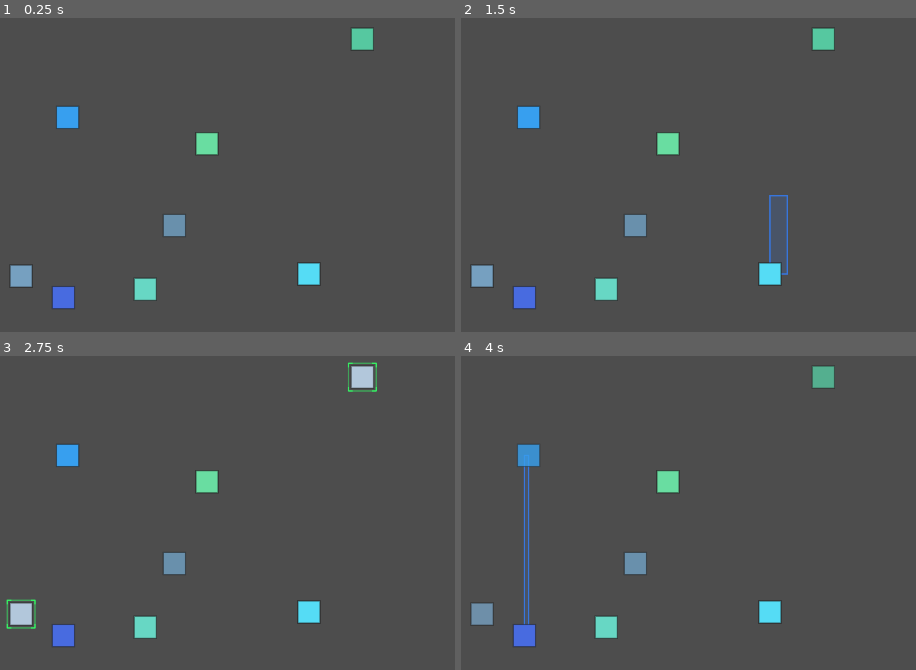
Above: before the commit, frames 1-4 (two rows, left to right).
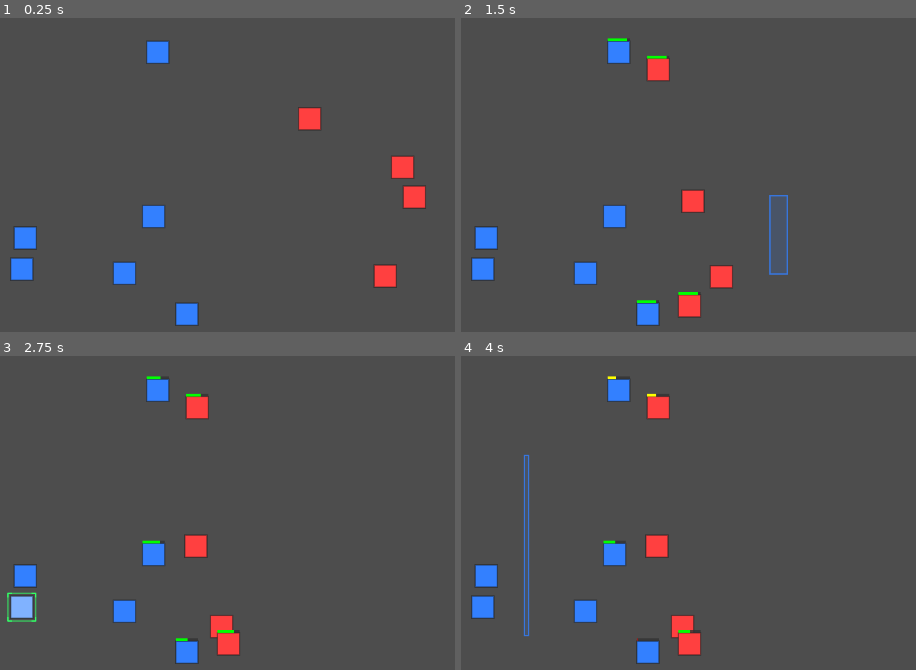
Above: after the commit, the same moments.

Repository: ZhanXuzhao/SpaceRTS
Game: Godot game, scene res://scenes/main.tscn
The game is run twice, just before and just after one commit, with the same random seed, the same clock (stepped at 60 frames per second) and the same inputs.
Inputs (mouse positions are in pixels of both pictures, inside the frame that each line leads up to):
- Up to frame 1 (0.25 s): no input
- Up to frame 2 (1.5 s): drag from (825, 39) to (770, 272) at 0.52 s; drag from (770, 272) to (825, 39) at 1.27 s
- Up to frame 3 (2.75 s): move the mouse to (22, 613) at 2.02 s; hold Shift from 2.03 s (still down); click (22, 613) at 2.17 s
- Up to frame 4 (4 s): release Shift at 2.75 s; tap Enter at 2.75 s; drag from (606, 626) to (529, 456) at 2.77 s; drag from (524, 635) to (529, 456) at 3.52 s

The runs differ from the first frame. In frame 1, 6.2% of the frame differs, in the area x 2-94%, y 3-99%; in frame 2, 6.4%; in frame 3, 6.6%, in the area x 1-83%, y 1-99%; in frame 4, 6.2%.

Commit message:
Add team system: blue (player) vs red (AI) with combat, health, and collision avoidance

Diff:
--- a/scenes/main.tscn
+++ b/scenes/main.tscn
@@ -6,4 +6,5 @@
 [node name="Main" type="Node2D"]
 script = ExtResource("1")
 unit_scene = ExtResource("2")
-unit_count = 8
+blue_count = 6
+red_count = 4
--- a/scripts/main.gd
+++ b/scripts/main.gd
@@ -3,8 +3,10 @@
 ## 单位预制场景
 @export var unit_scene: PackedScene
 
-## 初始生成单位数量
-@export var unit_count: int = 8
+## 蓝队（玩家控制）数量
+@export var blue_count: int = 6
+## 红队（AI 控制）数量
+@export var red_count: int = 4
 
 var _units: Array[Unit] = []
 
@@ -80,8 +82,10 @@
 	# 如果拖拽距离太小视为点击选单个单位
 	if drag_rect.size.length() < 10.0:
 		var click_pos = _drag_start
-		# 从上层到下层检测
 		for unit in _units:
+			# 只能选中蓝队单位
+			if unit.team != Unit.Team.BLUE:
+				continue
 			var unit_rect = _get_unit_screen_rect(unit)
 			if unit_rect and unit_rect.has_point(click_pos):
 				unit.is_selected = true
@@ -92,8 +96,10 @@
 		_clear_selection()
 		return
 
-	# 框选：选中所有在选框内的单位
+	# 框选：选中选框内所有蓝队单位
 	for unit in _units:
+		if unit.team != Unit.Team.BLUE:
+			continue
 		var unit_screen_pos = _to_screen(unit.global_position)
 		if drag_rect.has_point(unit_screen_pos):
 			if not unit.is_selected:
@@ -125,17 +131,26 @@
 		push_error("请将 unit.tscn 拖入 Main 节点的 Unit Scene 属性！")
 		return
 
-	for i in range(unit_count):
-		var unit: Unit = unit_scene.instantiate()
-		# 在 800x600 范围内随机分布
-		var x = randf_range(60, 740)
-		var y = randf_range(60, 540)
-		unit.position = Vector2(x, y)
-		# 随机颜色微调
-		unit.unit_color = Color(
-			randf_range(0.1, 0.5),
-			randf_range(0.4, 0.9),
-			randf_range(0.6, 1.0)
-		)
-		add_child(unit)
-		_units.append(unit)
+	# 生成蓝队（玩家）——左侧
+	for i in range(blue_count):
+		var unit = _create_unit(Unit.Team.BLUE)
+		unit.position = Vector2(randf_range(80, 350), randf_range(80, 520))
+
+	# 生成红队（AI）——右侧
+	for i in range(red_count):
+		var unit = _create_unit(Unit.Team.RED)
+		unit.position = Vector2(randf_range(450, 720), randf_range(80, 520))
+
+
+func _create_unit(team: Unit.Team) -> Unit:
+	var unit: Unit = unit_scene.instantiate()
+	unit.team = team
+	if team == Unit.Team.BLUE:
+		unit.unit_color = Color(0.2, 0.5, 1.0)  # 蓝色
+	else:
+		unit.unit_color = Color(1.0, 0.25, 0.25)  # 红色
+	# 共享所有单位的引用，用于碰撞回避和寻敌
+	unit._all_units = _units
+	add_child(unit)
+	_units.append(unit)
+	return unit
--- a/scripts/unit.gd
+++ b/scripts/unit.gd
@@ -1,91 +1,175 @@
 class_name Unit
 extends Area2D
 
-## 单位移动速度
+enum Team { BLUE, RED }
+
 @export var speed: float = 200.0
 @export var unit_color: Color = Color(0.2, 0.6, 1.0)
+@export var team: Team = Team.BLUE
+@export var max_health: float = 100.0
+@export var attack_damage: float = 12.0
+@export var attack_range: float = 64.0
+@export var attack_cooldown: float = 0.7
 
-## 是否被选中
-var is_selected: bool = false :
-	set(value):
-		is_selected = value
-		queue_redraw()
+## 是否被选中（仅蓝队有效）
+var is_selected: bool = false : set = _set_is_selected
 
-## 当前移动目标位置
-var _target_position: Vector2 = Vector2.ZERO
+var health: float
+## 指向主场景中所有单位的共享数组
+var _all_units: Array[Unit] = []
+
+var _target_position: Vector2
 var _is_moving: bool = false
+var _attack_timer: float = 0.0
+var _current_target: Unit = null
 
 @onready var collision_shape: CollisionShape2D = $CollisionShape2D
 
 
 func _ready() -> void:
-	# 设置碰撞形状大小
+	health = max_health
 	var shape = RectangleShape2D.new()
 	shape.size = Vector2(32, 32)
 	collision_shape.shape = shape
-	# 确保可以接收输入
-	mouse_entered.connect(_on_mouse_entered)
-	mouse_exited.connect(_on_mouse_exited)
 
 
 func _process(delta: float) -> void:
-	if not _is_moving:
-		return
+	_attack_timer = max(0.0, _attack_timer - delta)
 
-	var distance = position.distance_to(_target_position)
-	if distance < 2.0:
+	# 校验当前攻击目标是否还活着
+	if not is_instance_valid(_current_target) or _current_target.health <= 0:
+		_current_target = _find_nearest_enemy()
+
+	# 战斗逻辑
+	if is_instance_valid(_current_target):
+		var dist = global_position.distance_to(_current_target.global_position)
+		if dist <= attack_range:
+			# 在攻击范围内：攻击
+			if _attack_timer <= 0.0:
+				_attack(_current_target)
+				_attack_timer = attack_cooldown
+			_is_moving = false
+		elif team == Team.RED:
+			# 红队 AI：追击最近的敌人
+			_target_position = _current_target.global_position
+			_is_moving = true
+
+	# 移动
+	if _is_moving:
+		_move_toward_target(delta)
+
+	queue_redraw()
+
+
+func _move_toward_target(delta: float) -> void:
+	var distance = global_position.distance_to(_target_position)
+	if distance < 4.0:
 		_is_moving = false
 		return
 
-	var direction = (_target_position - position).normalized()
-	position += direction * speed * delta
+	var direction = (_target_position - global_position).normalized()
+	var desired_velocity = direction * speed
+
+	# 碰撞回避：与其他单位保持距离
+	var separation = Vector2.ZERO
+	const SEPARATION_RADIUS: float = 40.0
+	for other in _all_units:
+		if other == self or not is_instance_valid(other) or other.health <= 0:
+			continue
+		var to_other = global_position - other.global_position
+		var dist = to_other.length()
+		if dist < SEPARATION_RADIUS and dist > 0.001:
+			separation += to_other.normalized() * (SEPARATION_RADIUS - dist) / SEPARATION_RADIUS
+
+	var velocity = desired_velocity + separation * speed * 1.5
+	if velocity.length() > speed:
+		velocity = velocity.normalized() * speed
+
+	global_position += velocity * delta
 
 
-func _draw() -> void:
-	# 绘制单位本体（32x32 圆角方块）
-	var rect = Rect2(-16, -16, 32, 32)
-	var base_color = unit_color if not is_selected else Color(0.8, 0.9, 1.0)
-	draw_rect(rect, base_color, true)
-	draw_rect(rect, Color(0.1, 0.1, 0.1, 0.5), false, 2.0)
-
-	# 选中时绘制外发光边框
-	if is_selected:
-		var sel_rect = Rect2(-20, -20, 40, 40)
-		draw_rect(sel_rect, Color(0.2, 1.0, 0.4, 0.6), false, 2.0)
-		# 四个角的小标记
-		var corner_len = 6
-		var d = 20
-		# 左上角
-		draw_line(Vector2(-d, -d + corner_len), Vector2(-d, -d), Color(0.2, 1.0, 0.4), 2.0)
-		draw_line(Vector2(-d, -d), Vector2(-d + corner_len, -d), Color(0.2, 1.0, 0.4), 2.0)
-		# 右上角
-		draw_line(Vector2(d, -d + corner_len), Vector2(d, -d), Color(0.2, 1.0, 0.4), 2.0)
-		draw_line(Vector2(d, -d), Vector2(d - corner_len, -d), Color(0.2, 1.0, 0.4), 2.0)
-		# 左下角
-		draw_line(Vector2(-d, d - corner_len), Vector2(-d, d), Color(0.2, 1.0, 0.4), 2.0)
-		draw_line(Vector2(-d, d), Vector2(-d + corner_len, d), Color(0.2, 1.0, 0.4), 2.0)
-		# 右下角
-		draw_line(Vector2(d, d - corner_len), Vector2(d, d), Color(0.2, 1.0, 0.4), 2.0)
-		draw_line(Vector2(d, d), Vector2(d - corner_len, d), Color(0.2, 1.0, 0.4), 2.0)
+func _find_nearest_enemy() -> Unit:
+	var nearest: Unit = null
+	var nearest_dist = INF
+	for other in _all_units:
+		if other == self or not is_instance_valid(other) or other.health <= 0:
+			continue
+		if other.team == team:
+			continue
+		var dist = global_position.distance_to(other.global_position)
+		if dist < nearest_dist:
+			nearest_dist = dist
+			nearest = other
+	return nearest
 
 
-## 命令单位移动到指定世界坐标
+func _attack(target: Unit) -> void:
+	target.take_damage(attack_damage)
+
+
+func take_damage(amount: float) -> void:
+	health -= amount
+	if health <= 0:
+		_die()
+
+
+func _die() -> void:
+	_all_units.erase(self)
+	queue_free()
+
+
+## 玩家命令：移动到指定位置
 func move_to(target: Vector2) -> void:
 	_target_position = target
 	_is_moving = true
+	_current_target = null
 
 
-## 停止移动
 func stop() -> void:
 	_is_moving = false
 
 
-func _on_mouse_entered() -> void:
-	# 鼠标悬停效果
-	if not is_selected:
-		modulate = Color(1, 1, 1, 0.8)
+func _set_is_selected(value: bool) -> void:
+	is_selected = value
+	queue_redraw()
 
 
-func _on_mouse_exited() -> void:
-	if not is_selected:
-		modulate = Color.WHITE
+func _draw() -> void:
+	# 单位本体
+	var rect = Rect2(-16, -16, 32, 32)
+	var base_color = unit_color
+	if is_selected:
+		base_color = Color(0.5, 0.7, 1.0)
+	draw_rect(rect, base_color, true)
+	draw_rect(rect, Color(0.1, 0.1, 0.1, 0.5), false, 2.0)
+
+	# 血条（受伤时显示）
+	if health < max_health:
+		var bar_width = 32.0
+		var bar_height = 4.0
+		var bar_y = -20.0
+		draw_rect(Rect2(-bar_width / 2, bar_y, bar_width, bar_height), Color(0.2, 0.2, 0.2, 0.8), true)
+		var health_pct = health / max_health
+		var fill_color: Color
+		if health_pct > 0.5:
+			fill_color = Color.GREEN
+		elif health_pct > 0.25:
+			fill_color = Color.YELLOW
+		else:
+			fill_color = Color.RED
+		draw_rect(Rect2(-bar_width / 2, bar_y, bar_width * health_pct, bar_height), fill_color, true)
+
+	# 选中标记
+	if is_selected:
+		var sel_rect = Rect2(-20, -20, 40, 40)
+		draw_rect(sel_rect, Color(0.2, 1.0, 0.4, 0.6), false, 2.0)
+		var corner_len = 6
+		var d = 20
+		draw_line(Vector2(-d, -d + corner_len), Vector2(-d, -d), Color(0.2, 1.0, 0.4), 2.0)
+		draw_line(Vector2(-d, -d), Vector2(-d + corner_len, -d), Color(0.2, 1.0, 0.4), 2.0)
+		draw_line(Vector2(d, -d + corner_len), Vector2(d, -d), Color(0.2, 1.0, 0.4), 2.0)
+		draw_line(Vector2(d, -d), Vector2(d - corner_len, -d), Color(0.2, 1.0, 0.4), 2.0)
+		draw_line(Vector2(-d, d - corner_len), Vector2(-d, d), Color(0.2, 1.0, 0.4), 2.0)
+		draw_line(Vector2(-d, d), Vector2(-d + corner_len, d), Color(0.2, 1.0, 0.4), 2.0)
+		draw_line(Vector2(d, d - corner_len), Vector2(d, d), Color(0.2, 1.0, 0.4), 2.0)
+		draw_line(Vector2(d, d), Vector2(d - corner_len, d), Color(0.2, 1.0, 0.4), 2.0)
